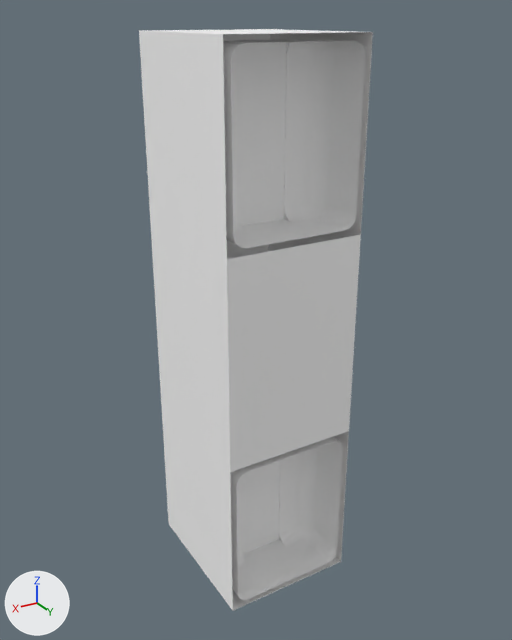
A saved change to the FBX model Assets/Meshes/Elevator.fbx.
Both versions are drawn from a 50 mm camera at (0.0528, 0.0871, 0.088) aimed at (-0.0008, -0.0024, 0.0433). Arrows for +X, +Y and +Z are at lower left; the lights stay in place. Where no turn or scale is listed for an object, it has been applied to the vertices. Vertices at the same position are counted once.

Names of what the first picture shows: 'Left_Bottom', 'Left_Top', 'Mesh', 'Right_Bottom', 'Right_Top'.
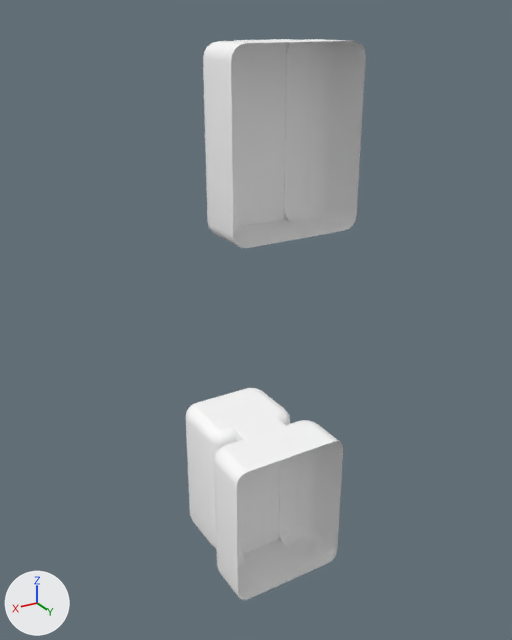
Where the change shows, as pixel boxes (x1, y1, x2, y2) in the pictures (512 x 640 px):
'Mesh', reshaped (30% narrower): before (139, 29, 373, 611); after (203, 39, 366, 600)
part 1 of me_mesh, deleted: before (139, 29, 373, 611)
'Lift', unchanged, uncovered by the edit: after (186, 388, 290, 548)

Edits to the bpy script that builds the scene:
```text
Change me_mesh:
    where me_mesh.from_pydata(...)  # 396 vertices, 436 faces; spans x -0.011..0.011, y -0.015..0.01, z -0.001..0.086
    used by ob_mesh; location = (0.0, 0.0, 0.0)
    me_mesh part 1: the loose piece of 12 vertices spanning x -0.011..0.011, y -0.015..0.01, z -0.001..0.086 is deleted
```
